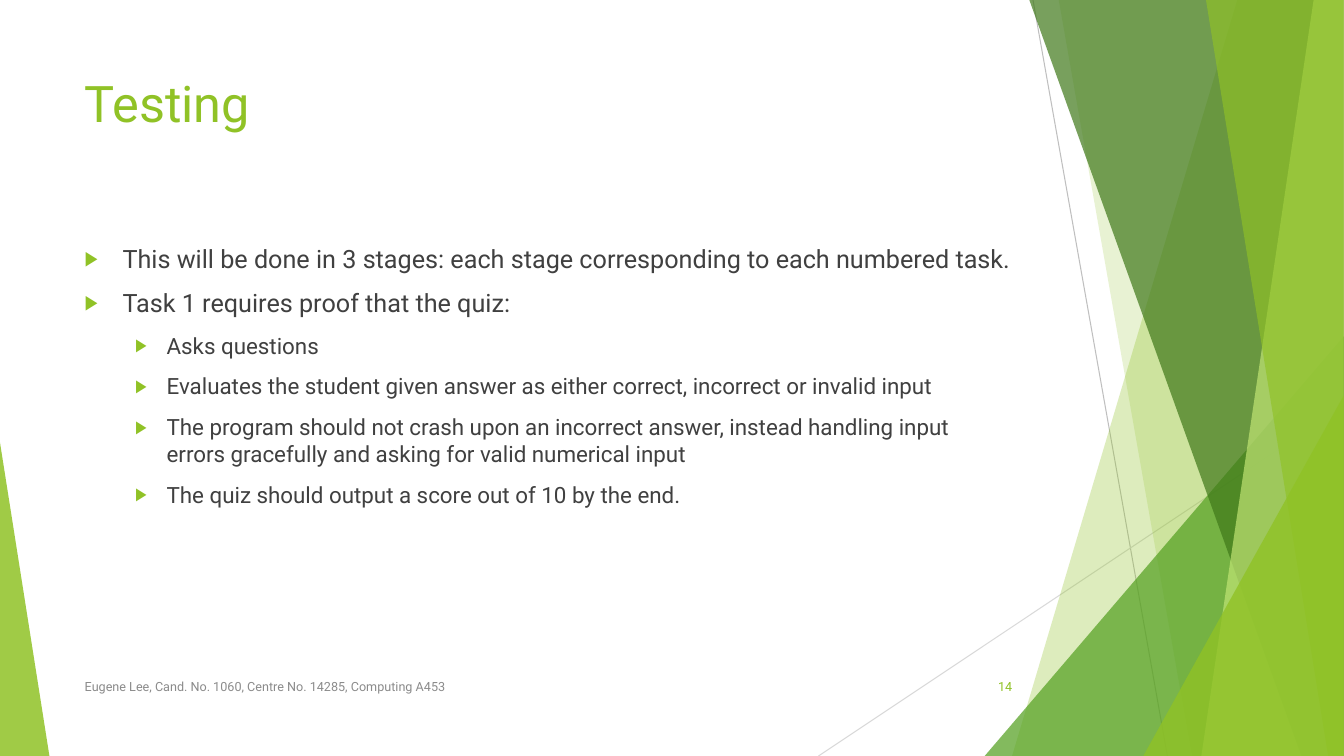
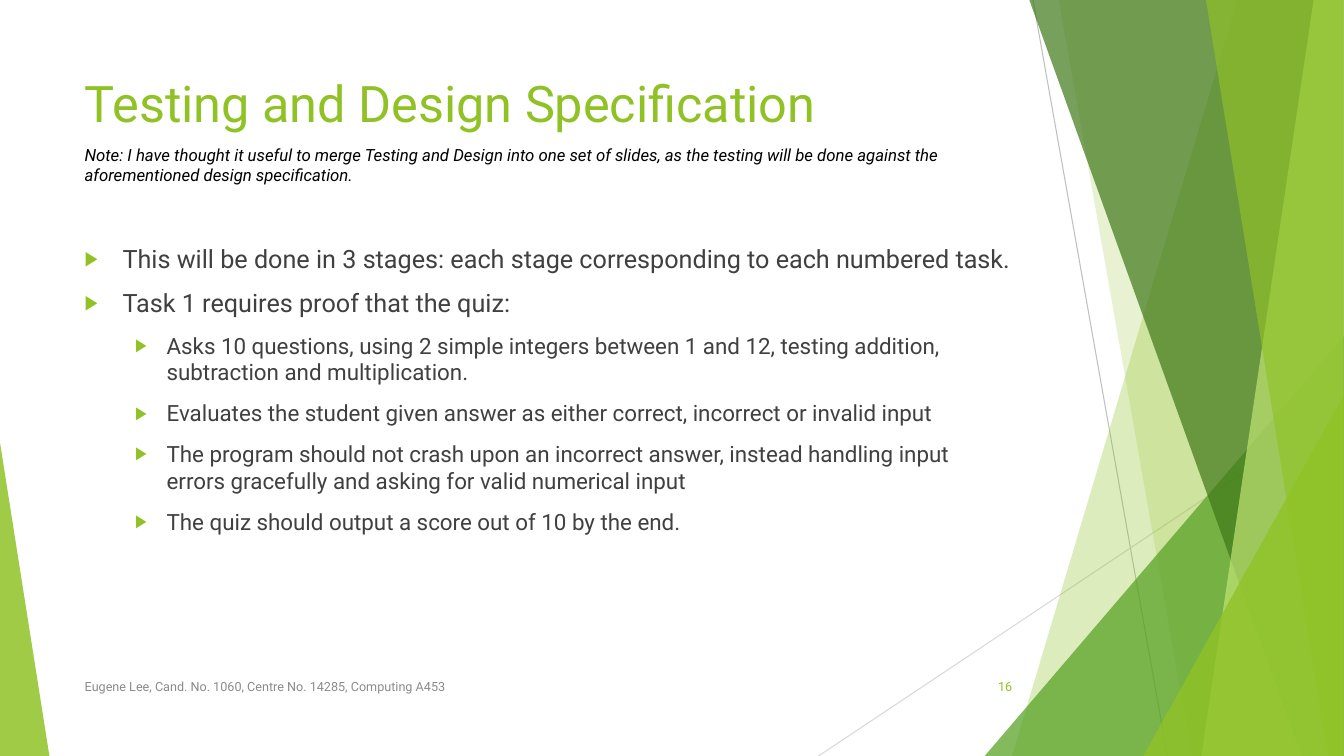
Before and after one commit to labcoatlazuli/python-arithmetic-quiz, a slide deck: slide 16 of A453 Presentation.pptx (slide 14 before the commit). Drawn at 1344x756 pixels with LibreOffice and Linux fonts; fonts in the diff are those of the drawing. Boxes give left, top, right and bottom in pixels: in the first picture for what was removed or moved away, otherwise in the second. Text is boxed around its words. In the diff, an @@ line names an element or a change of style, - is before the commit and + after.

```diff
--- a/A453 Presentation.pptx
+++ b/A453 Presentation.pptx
@@ title at [85,83,815,133]: text changed @@
-Testing
+Testing and Design Specification
@@ text added at [85,148,938,185], 12 pt, text #000000, italic @@
+Note: I have thought it useful to merge Testing and Design into one set of slides, as the testing will be done against the aforementioned design specification.
@@ text at [167,337,939,385]: text changed @@
-  ▶ Asks questions
+  ▶ Asks 10 questions, using 2 simple integers between 1 and 12, testing addition, subtraction and multiplication.
@@ page number at [998,682,1012,691]: text changed @@
-14
+16
```
Also in this commit, not shown: 3 other slides changed, 2 slides added, 5 other files.
